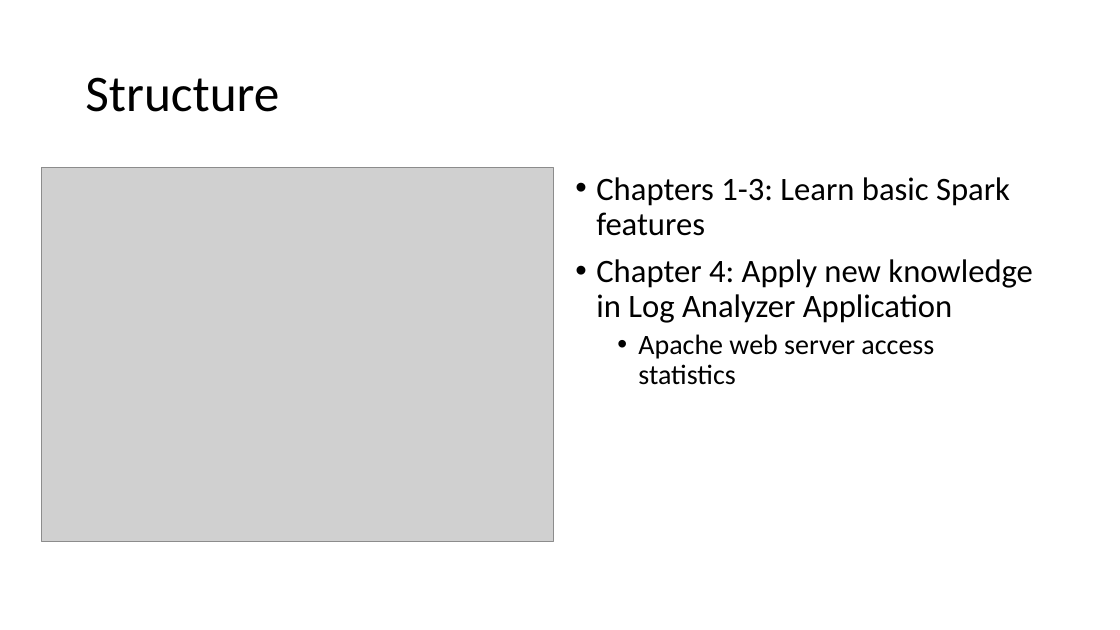
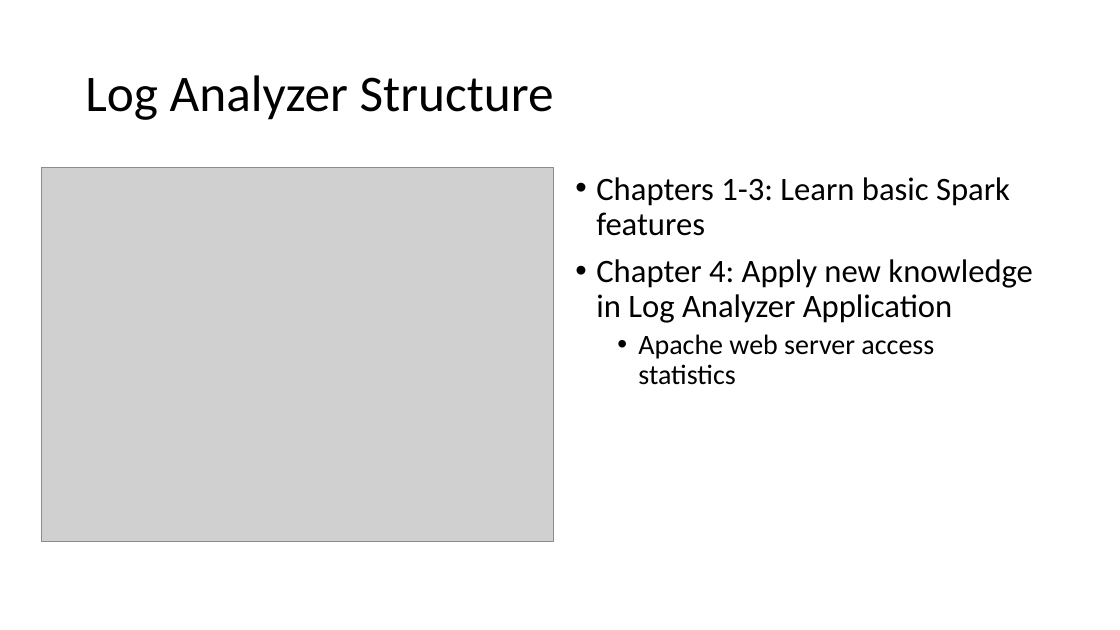
Before and after one commit to tashoyan/spark-summit-2016, a slide deck: slide 3 of Reference Applications on Java.pptx. Drawn at 1120x630 pixels with LibreOffice and Linux fonts; fonts in the diff are those of the drawing; grey boxes stand for pictures. Boxes give left, top, right and bottom in pixels: in the first picture for what was removed or moved away, otherwise in the second. Text is boxed around its words. In the diff, an @@ line names an element or a change of style, - is before the commit and + after.

```diff
--- a/Reference Applications on Java.pptx
+++ b/Reference Applications on Java.pptx
@@ title at (x1=85, y1=75, x2=554, y2=120): text changed @@
-Structure
+Log Analyzer Structure
```
Also in this commit, not shown: 3 other slides changed.
